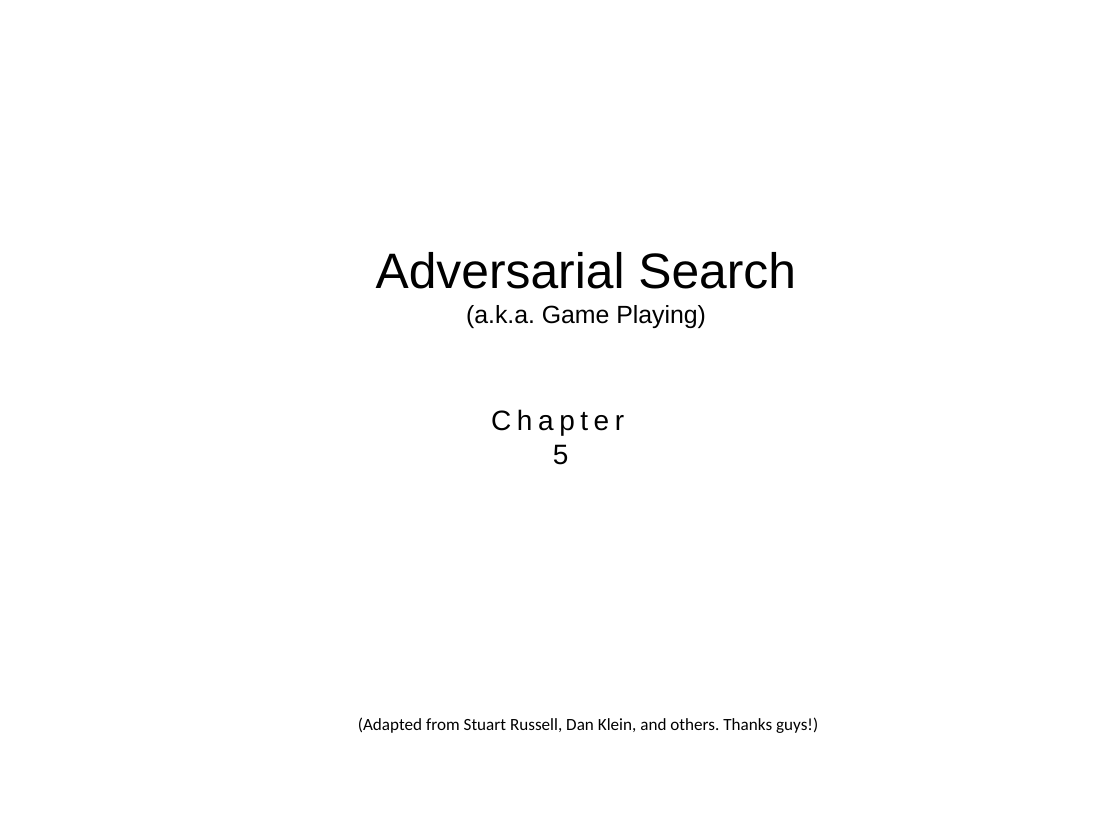
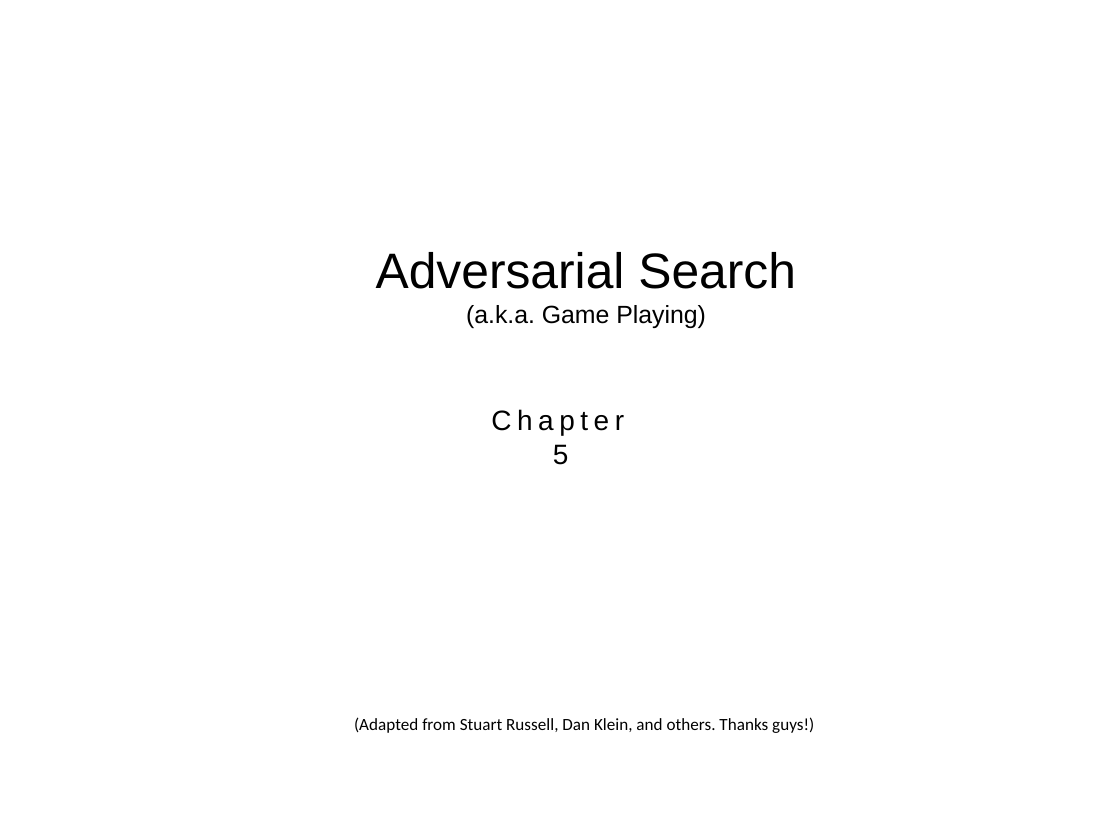
Before and after one commit to tdhock/cs470-570-spring-2023, a slide deck: slide 1 of slides/chapter5.pptx. Drawn at 1120x840 pixels with LibreOffice and Linux fonts; fonts in the diff are those of the drawing. Boxes give left, top, right and bottom in pixels: in the first picture for what was removed or moved away, otherwise in the second. Text is boxed around its words. In the diff, an @@ line names an element or a change of style, - is before the commit and + after.

```diff
--- a/slides/chapter5.pptx
+++ b/slides/chapter5.pptx
@@ text "(Adapted from Stuart Russell, Dan ...": place and size @@
-text "(Adapted from Stuart Russell, Dan ..." at (358,717,818,733)
+text "(Adapted from Stuart Russell, Dan ..." at (354,717,814,733)
```
Also in this commit, not shown: 27 other slides changed, 1 other file.
